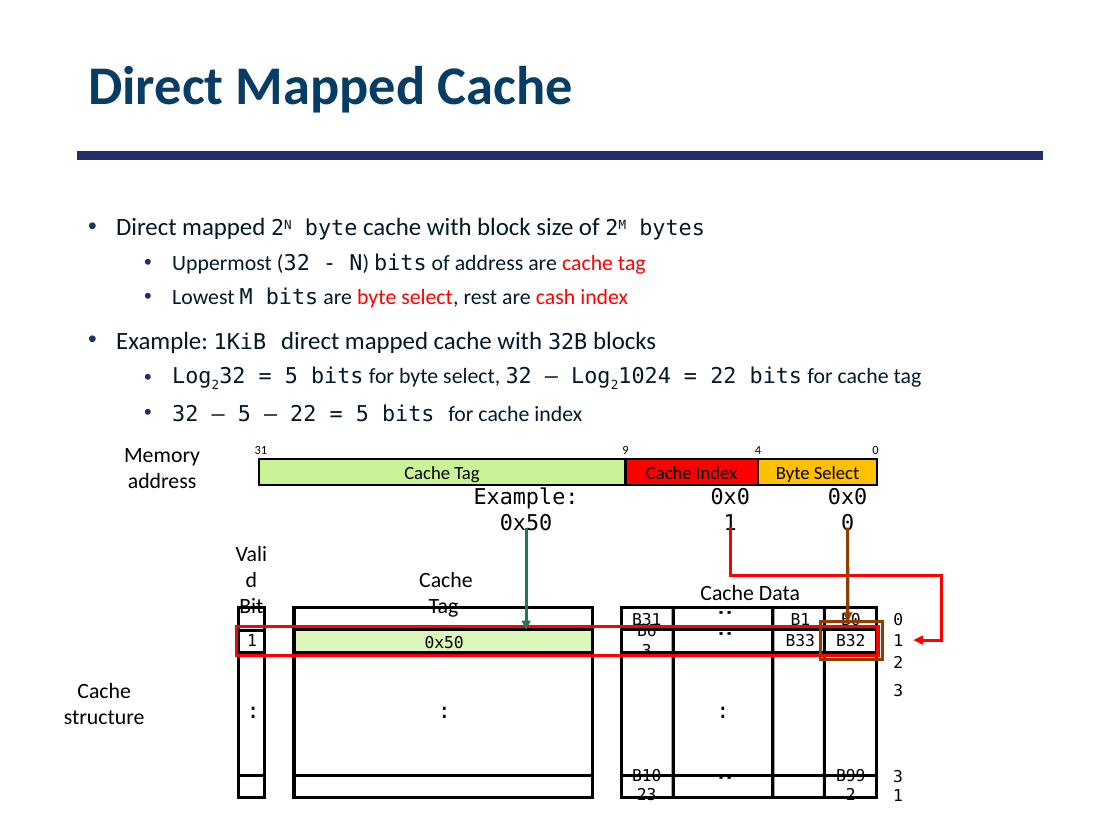
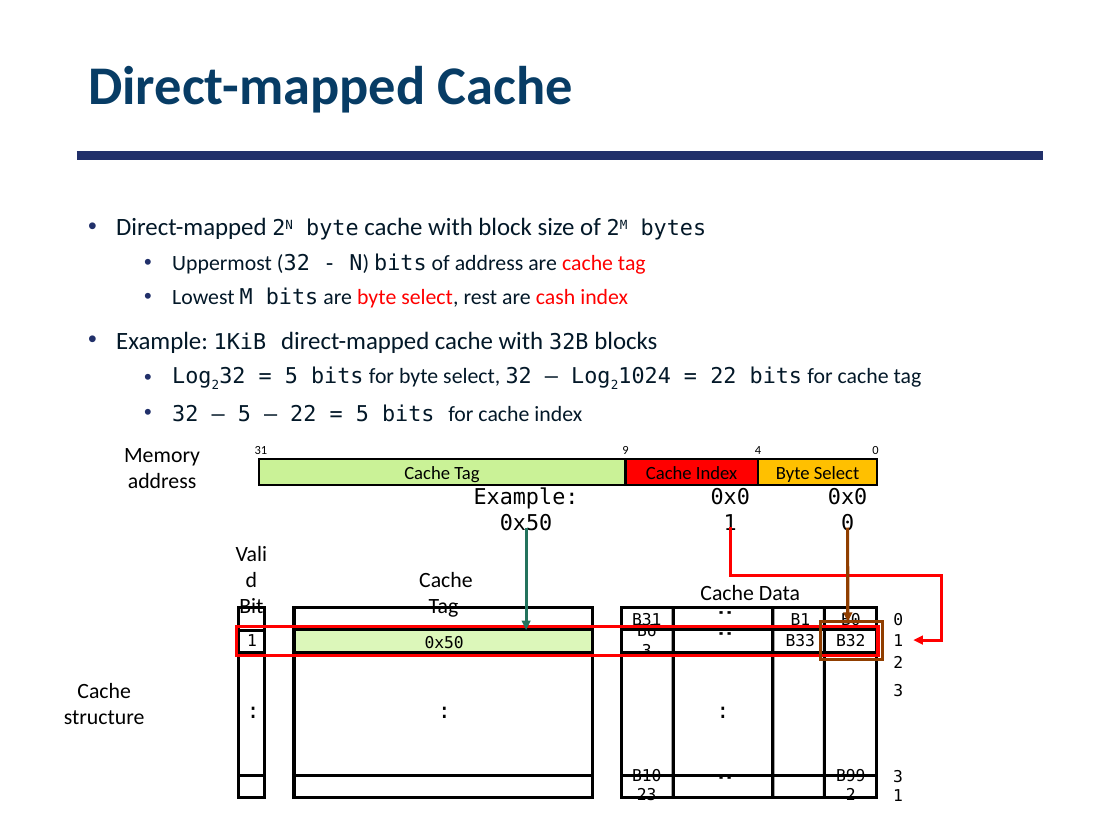
Before and after one commit to smajidzahedi/ECE350, a slide deck: slide 19 of 08-caching.pptx. Drawn at 1120x840 pixels with LibreOffice and Linux fonts; fonts in the diff are those of the drawing. Boxes give left, top, right and bottom in pixels: in the first picture for what was removed or moved away, otherwise in the second. Text is boxed around its words. In the diff, an @@ line names an element or a change of style, - is before the commit and + after.

Commit message:
fixed typos during lecture

```diff
--- a/08-caching.pptx
+++ b/08-caching.pptx
@@ title at (x1=88, y1=65, x2=573, y2=113): text changed @@
-Direct Mapped Cache
+Direct-mapped Cache
@@ text at (x1=116, y1=217, x2=707, y2=240): text changed @@
-• Direct mapped 2N byte cache with block size of 2M bytes
+• Direct-mapped 2N byte cache with block size of 2M bytes
@@ text at (x1=116, y1=331, x2=657, y2=353): text changed @@
-• Example: 1KiB direct mapped cache with 32B blocks
+• Example: 1KiB direct-mapped cache with 32B blocks
```
Also in this commit, not shown: 8 other slides changed, 3 other files.
